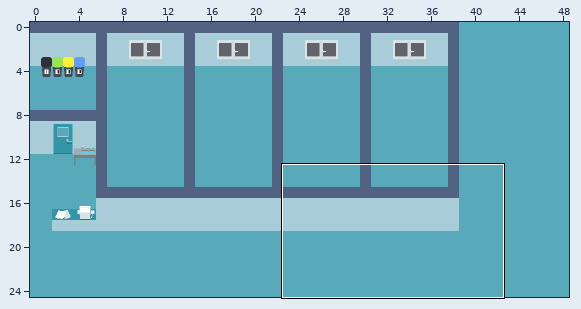
Two versions of a level (Tiled map (JSON), resources/level/hospital.json). Above: a wide view before the commit, with the close-up outlined.
Close-up. Before the edit:
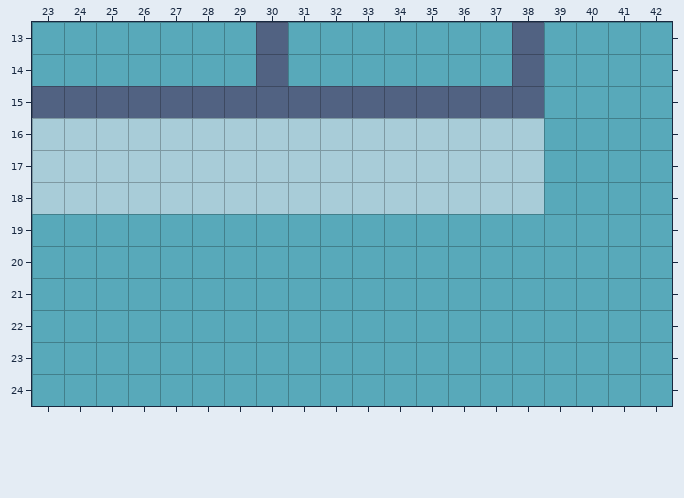
Cells are 16x16 px. Shown: x 23..42, y 13..24. The commit also changed other parts of the map, which this record leaves out.
And afterwards:
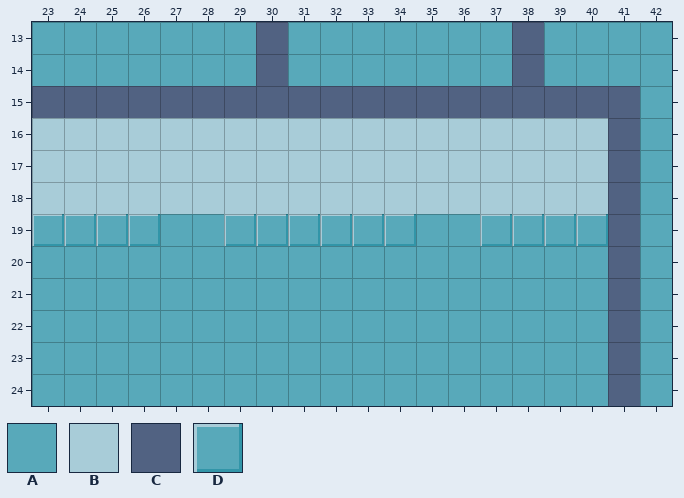
Key: from "sprites": A 0, B 1, C 11, D 82.
_ is an empty cell.
Difference:
Layer "Walls":
The author changed tile A to tile B in rows 16 to 18 at x 39 to 40.
The author changed tile A to tile C in row 15 at x 39 to 41; in rows 16 to 24 at x 41.
The author changed tile A to tile D in row 19 at x 23 to 26, 29 to 34 and 37 to 40.
Where, in picture pixels (left, top, right, bottom), the same in both close-ups:
changed: (480, 86, 640, 406)
changed: (32, 214, 160, 246)
changed: (224, 214, 416, 246)
